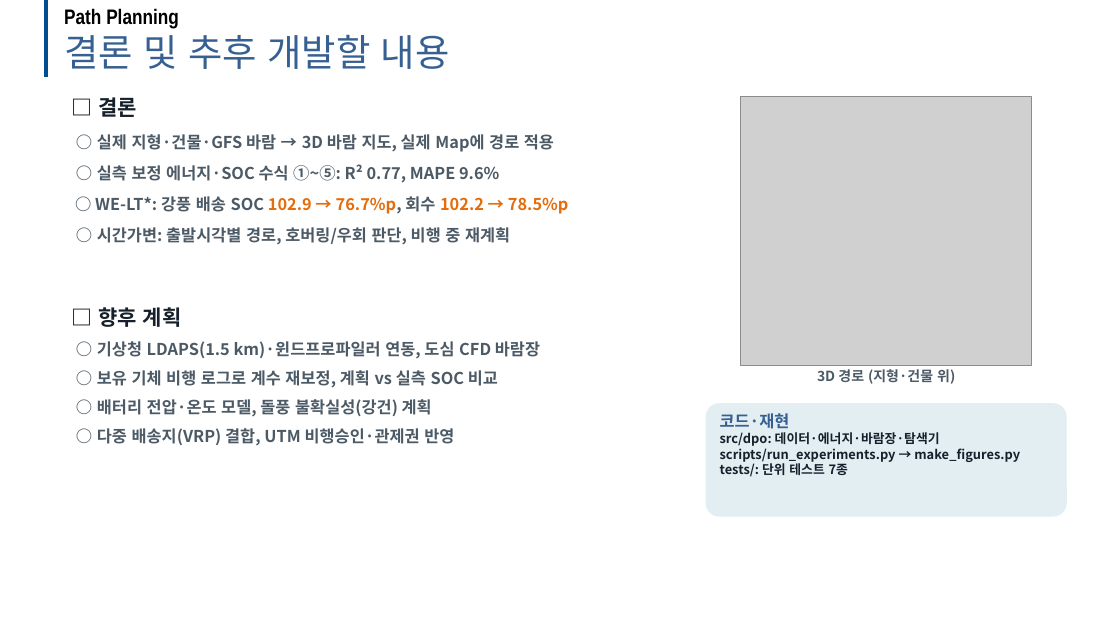
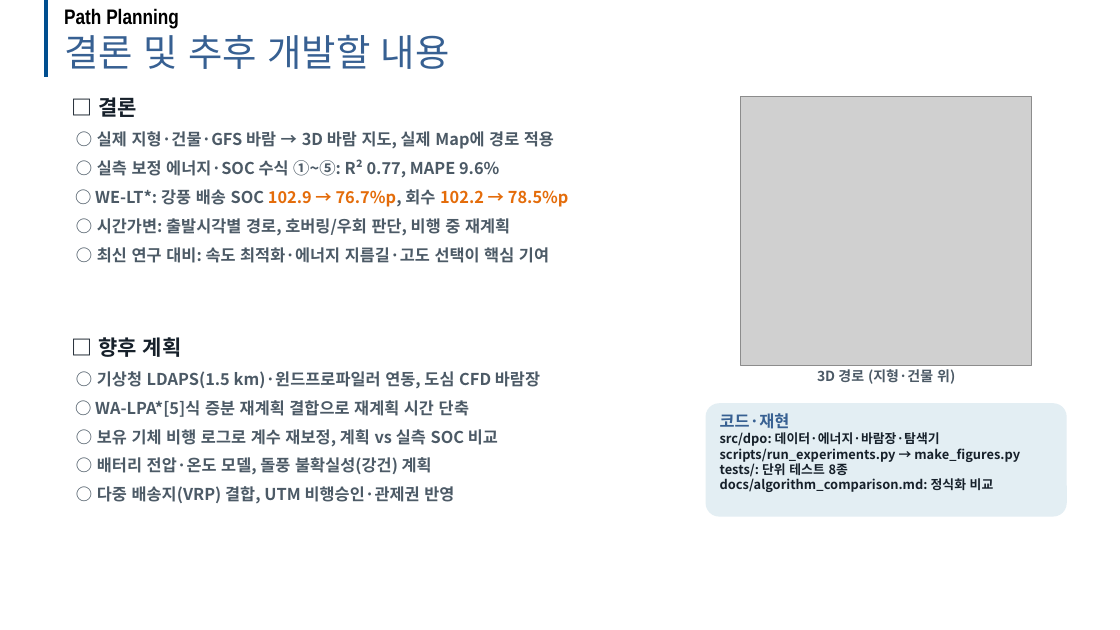
Before and after one commit to dnfl5345/Drone_path_opt, a slide deck: slide 19 of docs/drone_soc_path_planning_dev.pptx (slide 16 before the commit). Drawn at 1120x630 pixels with LibreOffice and Linux fonts; fonts in the diff are those of the drawing; grey boxes stand for pictures; background and template pictures are left out. Boxes give left, top, right and bottom in pixels: in the first picture for what was removed or moved away, otherwise in the second. Text is boxed around its words. In the diff, an @@ line names an element or a change of style, - is before the commit and + after.

```diff
--- a/docs/drone_soc_path_planning_dev.pptx
+++ b/docs/drone_soc_path_planning_dev.pptx
@@ text at [95,97,569,235]: less space between paragraphs @@
@@ text at [97,247,549,263]: paragraph added @@
+○ 최신 연구 대비: 속도 최적화·에너지 지름길·고도 선택이 핵심 기여
@@ text "□ 향후 계획": place and size @@
-text "□ 향후 계획" at [97,307,540,445]
+text "□ 향후 계획" at [95,337,540,503]
@@ text at [95,400,469,417]: paragraph added @@
+○ WA-LPA*[5]식 증분 재계획 결합으로 재계획 시간 단축
@@ text in rounded rectangle at [720,432,1020,492]: text changed @@
-src/dpo: 데이터·에너지·바람장·탐색기
-scripts/run_experiments.py → make_figures.py
-tests/: 단위 테스트 7종
+src/dpo: 데이터·에너지·바람장·탐색기
+scripts/run_experiments.py → make_figures.py
+tests/: 단위 테스트 8종
+docs/algorithm_comparison.md: 정식화 비교
```
Also in this commit, not shown: 1 other slide changed, 4 slides added, 13 other files.
